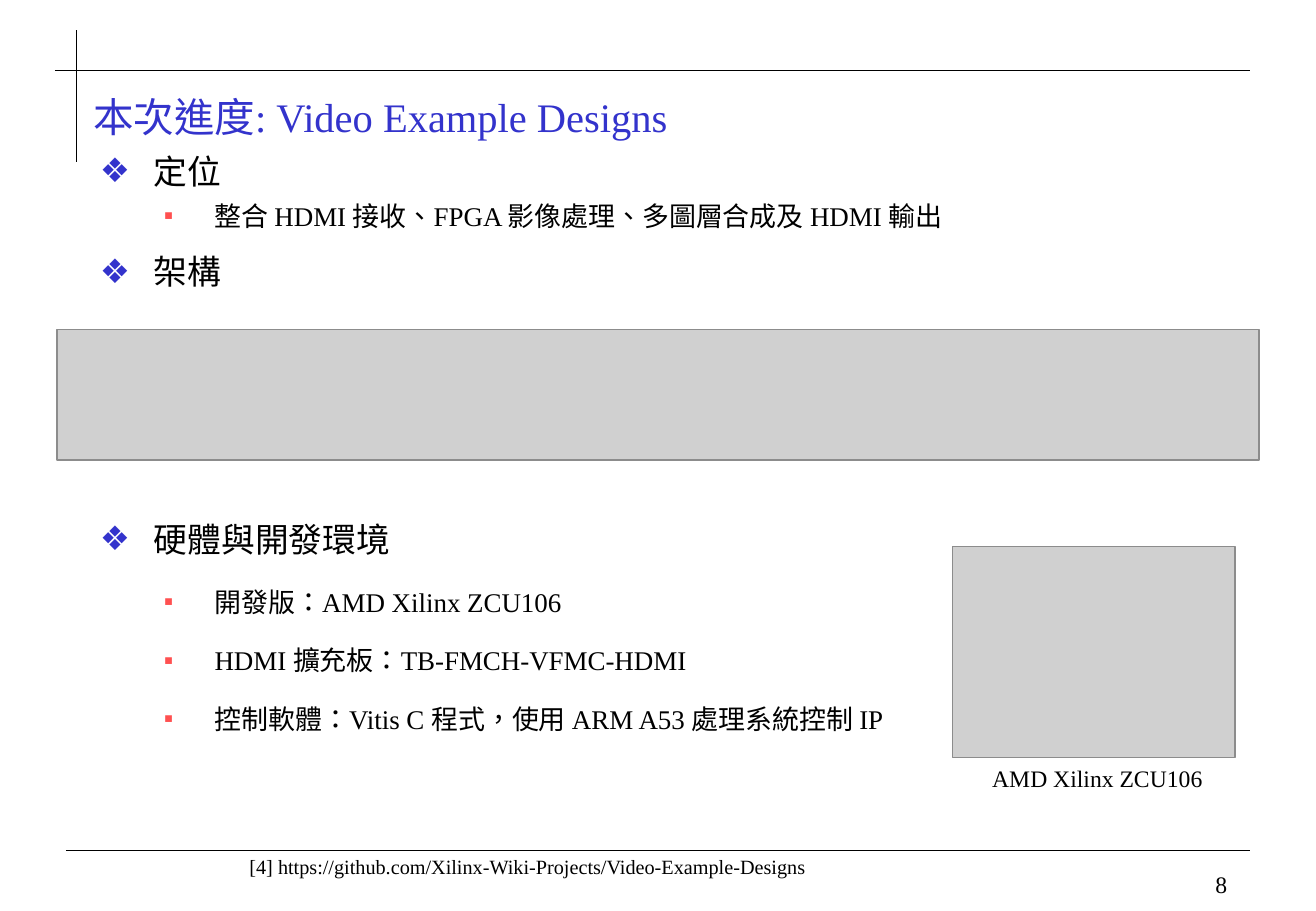
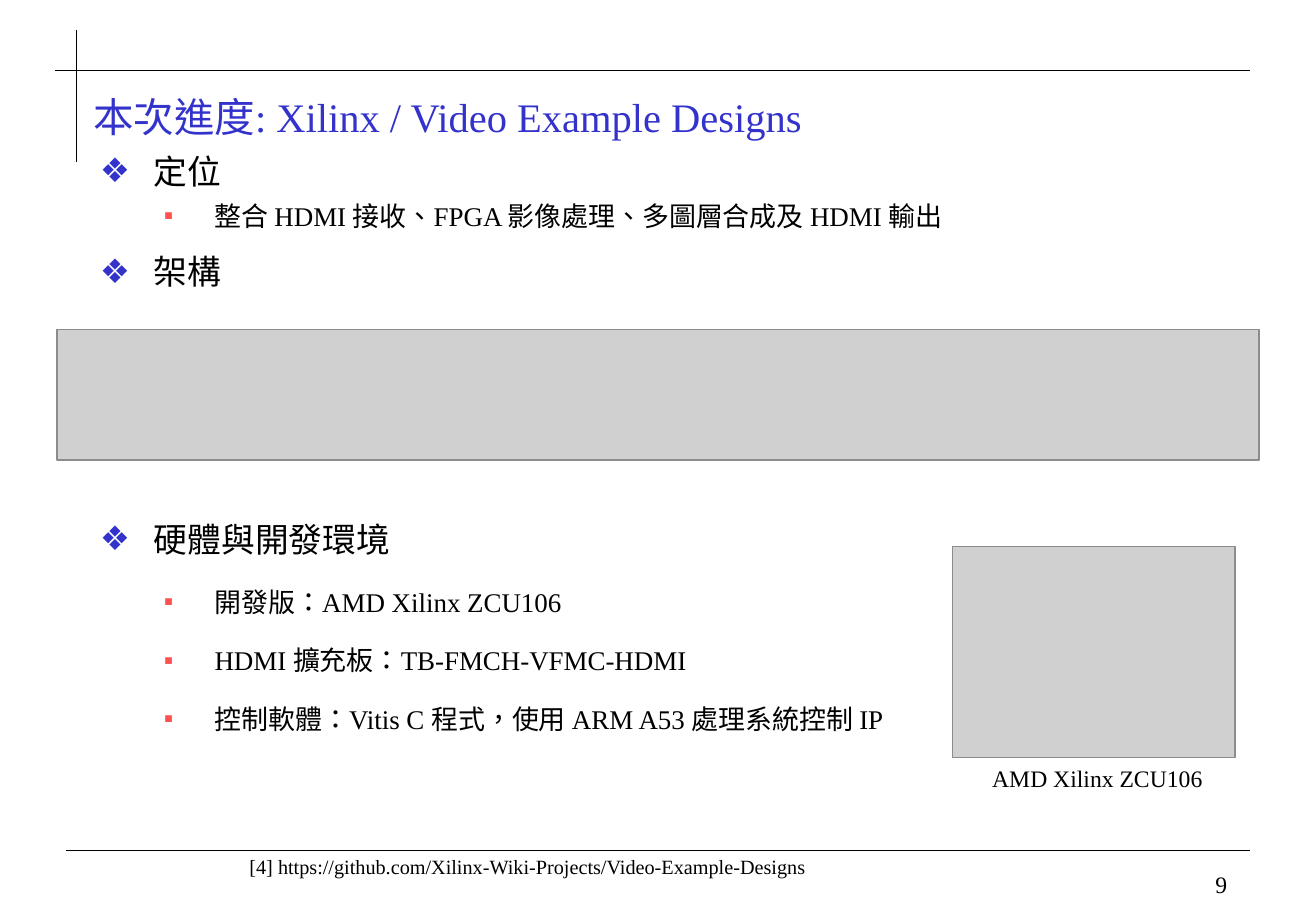
Before and after one commit to 0ilasis0/home, a slide deck: slide 9 of Onyx_進度報告_1013.pptx (slide 8 before the commit). Drawn at 1316x911 pixels with LibreOffice and Linux fonts; fonts in the diff are those of the drawing; grey boxes stand for pictures; background and template pictures are left out. Boxes give left, top, right and bottom in pixels: in the first picture for what was removed or moved away, otherwise in the second. Text is boxed around its words. In the diff, an @@ line names an element or a change of style, - is before the commit and + after.

```diff
--- a/Onyx_進度報告_1013.pptx
+++ b/Onyx_進度報告_1013.pptx
@@ title at bbox=[93, 98, 801, 141]: text changed @@
-本次進度: Video Example Designs
+本次進度: Xilinx / Video Example Designs
@@ page number at bbox=[1215, 877, 1227, 894]: text changed @@
-8
+9
```
Also in this commit, not shown: 6 other slides changed, 2 slides added, 1 slide removed, 43 other files.
